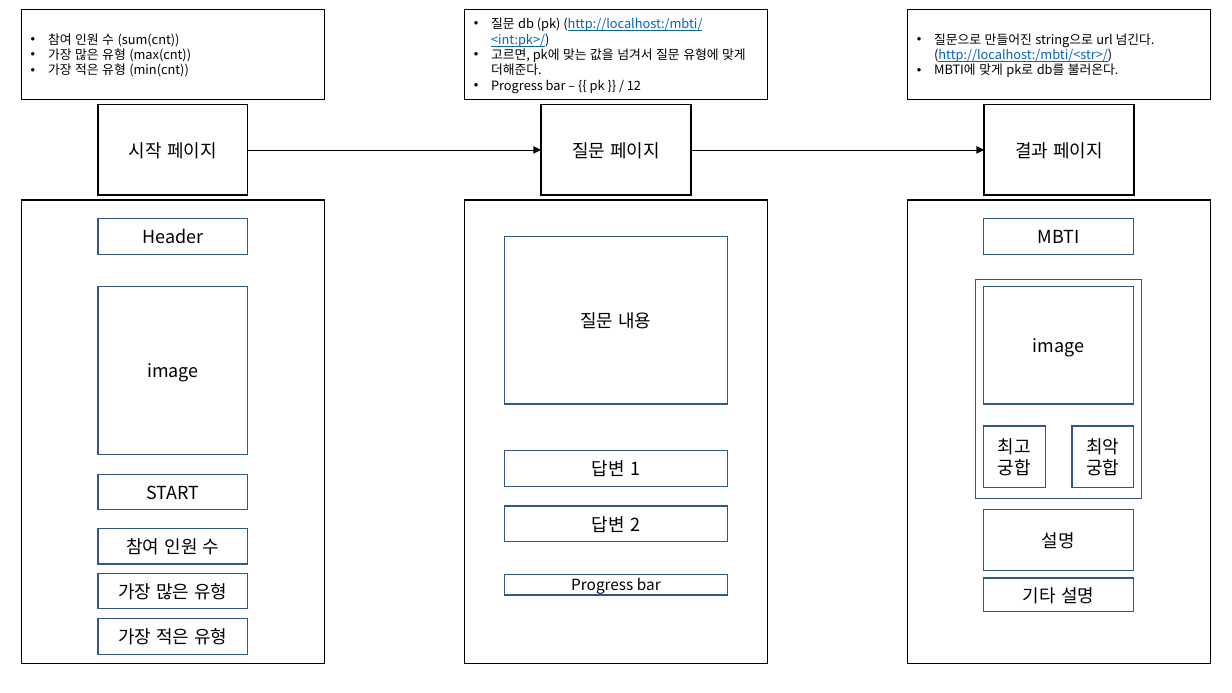
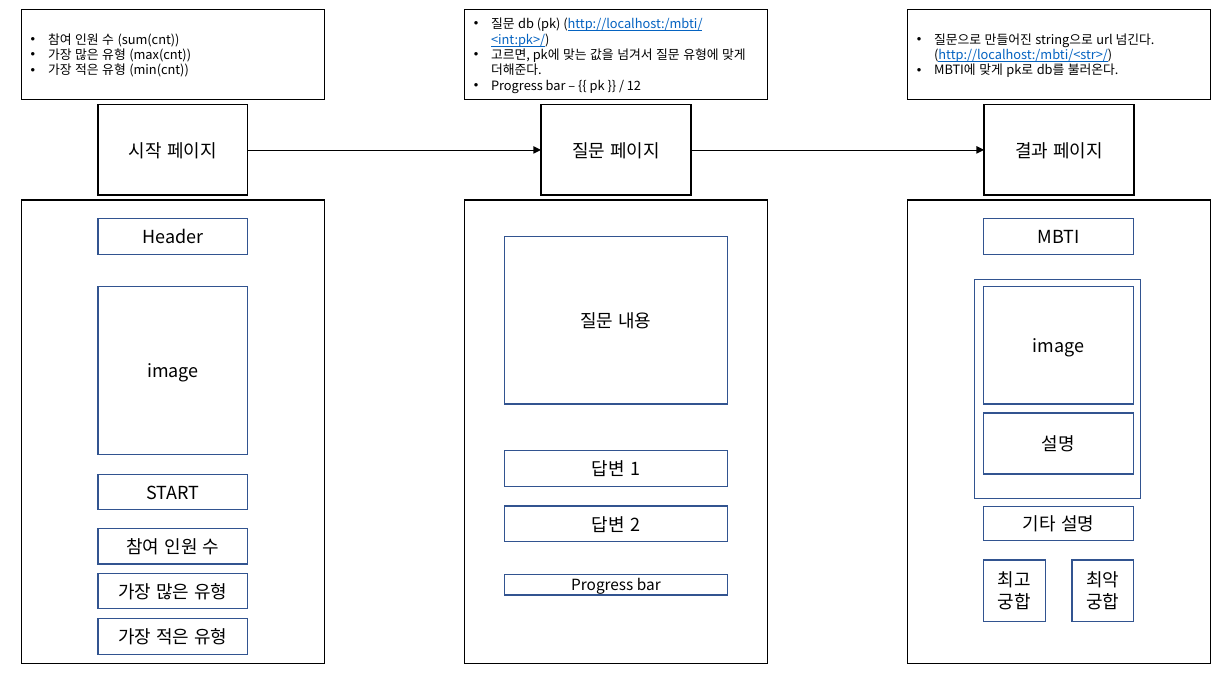
Before and after one commit to terrykim96/TIL, a slide deck: slide 1 of SideProject/MBTI/side_project_flowmap.pptx. Drawn at 1232x693 pixels with LibreOffice and Linux fonts; fonts in the diff are those of the drawing. Boxes give left, top, right and bottom in pixels: in the first picture for what was removed or moved away, otherwise in the second. Text is boxed around its words. In the diff, an @@ line names an element or a change of style, - is before the commit and + after.

```diff
--- a/SideProject/MBTI/side_project_flowmap.pptx
+++ b/SideProject/MBTI/side_project_flowmap.pptx
@@ rectangle "설명": place and size @@
-rectangle "설명" at <box>984,509,1134,570</box>
+rectangle "설명" at <box>984,413,1134,474</box>
@@ rectangle "기타 설명": place and size @@
-rectangle "기타 설명" at <box>984,579,1134,612</box>
+rectangle "기타 설명" at <box>984,507,1134,541</box>
@@ rectangle "최고궁합": place and size @@
-rectangle "최고궁합" at <box>984,426,1046,487</box>
+rectangle "최고궁합" at <box>984,560,1046,621</box>
@@ rectangle "최악궁합": place and size @@
-rectangle "최악궁합" at <box>1072,426,1134,487</box>
+rectangle "최악궁합" at <box>1072,560,1134,621</box>
```
Also in this commit, not shown: 3 other files.
